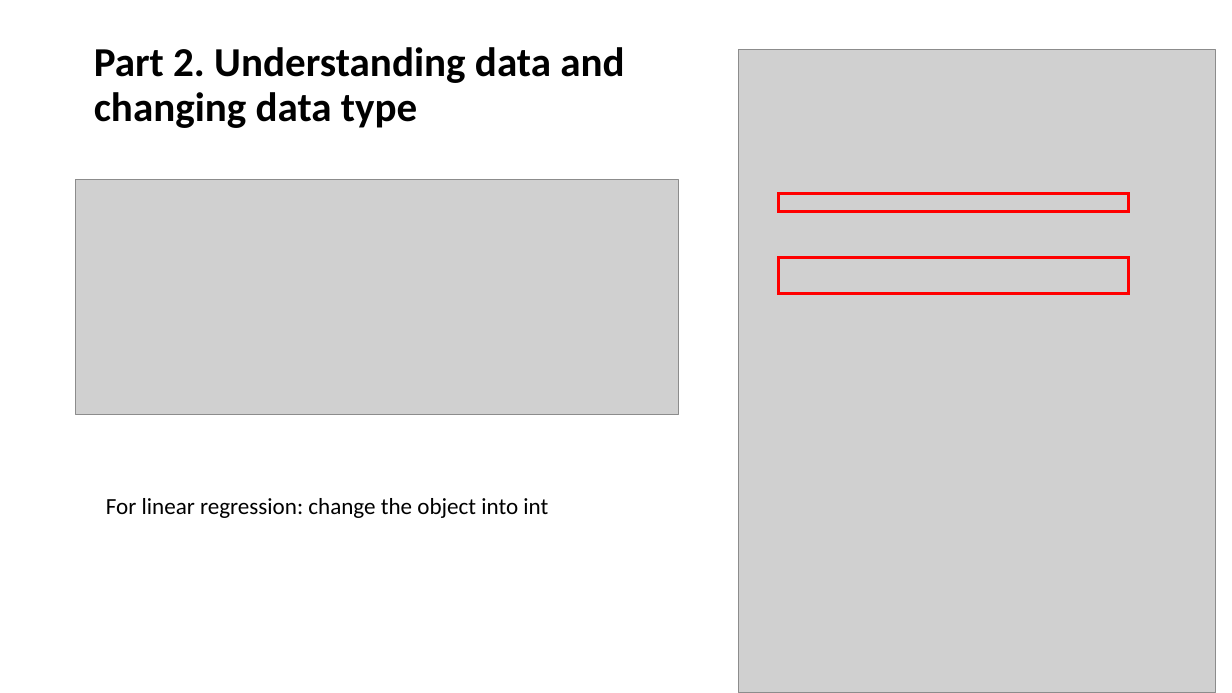
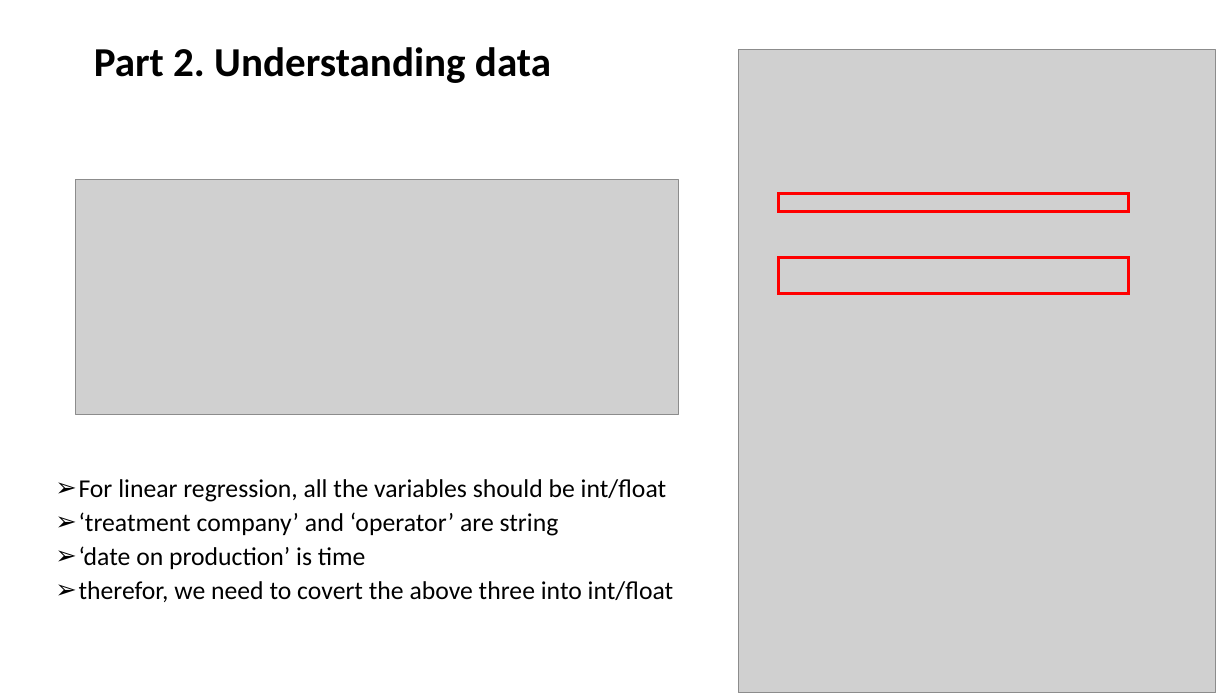
Before and after one commit to xudaiyanzi/oil_production, a slide deck: slide 4 of YanXu_Prediction of oil production.pptx (slide 5 before the commit). Drawn at 1232x693 pixels with LibreOffice and Linux fonts; fonts in the diff are those of the drawing; grey boxes stand for pictures. Boxes give left, top, right and bottom in pixels: in the first picture for what was removed or moved away, otherwise in the second. Text is boxed around its words. In the diff, an @@ line names an element or a change of style, - is before the commit and + after.

```diff
--- a/YanXu_Prediction of oil production.pptx
+++ b/YanXu_Prediction of oil production.pptx
@@ text at (x1=94, y1=47, x2=551, y2=83): text changed @@
-Part 2. Understanding data and changing data type
+Part 2. Understanding data
@@ text added at (x1=79, y1=479, x2=673, y2=602), 20 pt, text #000000 @@
+  ➢ For linear regression, all the variables should be int/float
+  ➢ ‘treatment company’ and ‘operator’ are string
+  ➢ ‘date on production’ is time
+  ➢ therefor, we need to covert the above three into int/float
@@ text removed at (x1=106, y1=498, x2=548, y2=518) @@
-For linear regression: change the object into int
```
Also in this commit, not shown: 5 other slides changed, 3 slides added, 1 slide removed, 8 other files.
